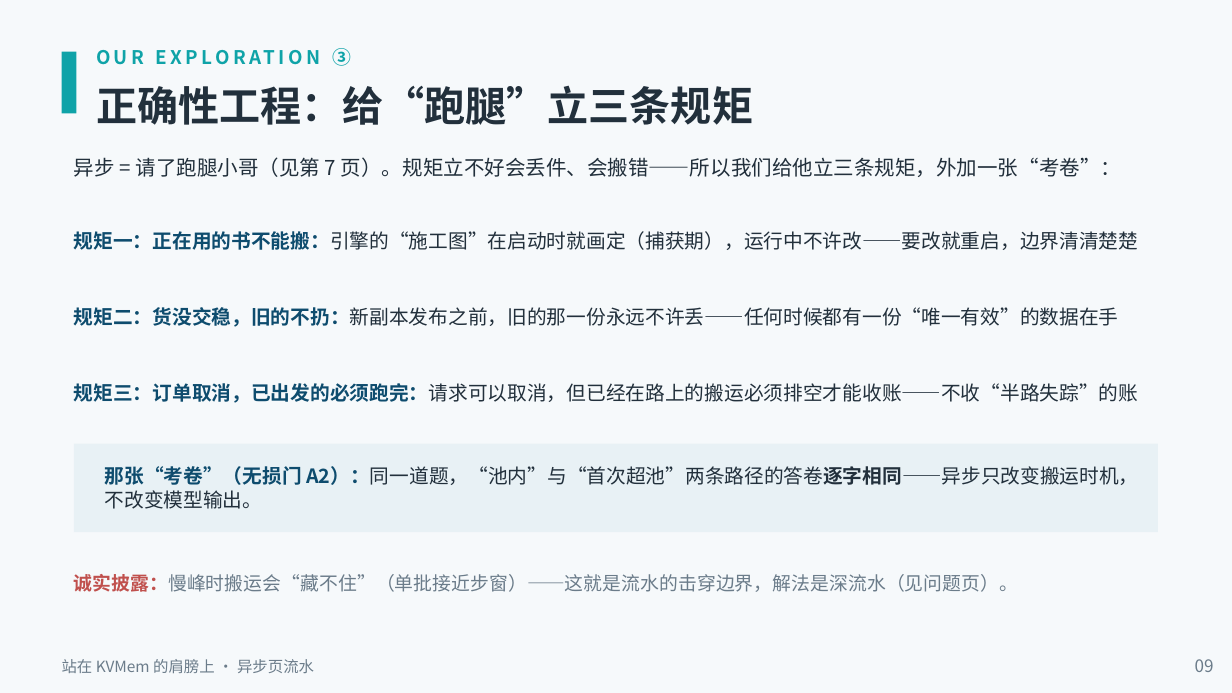
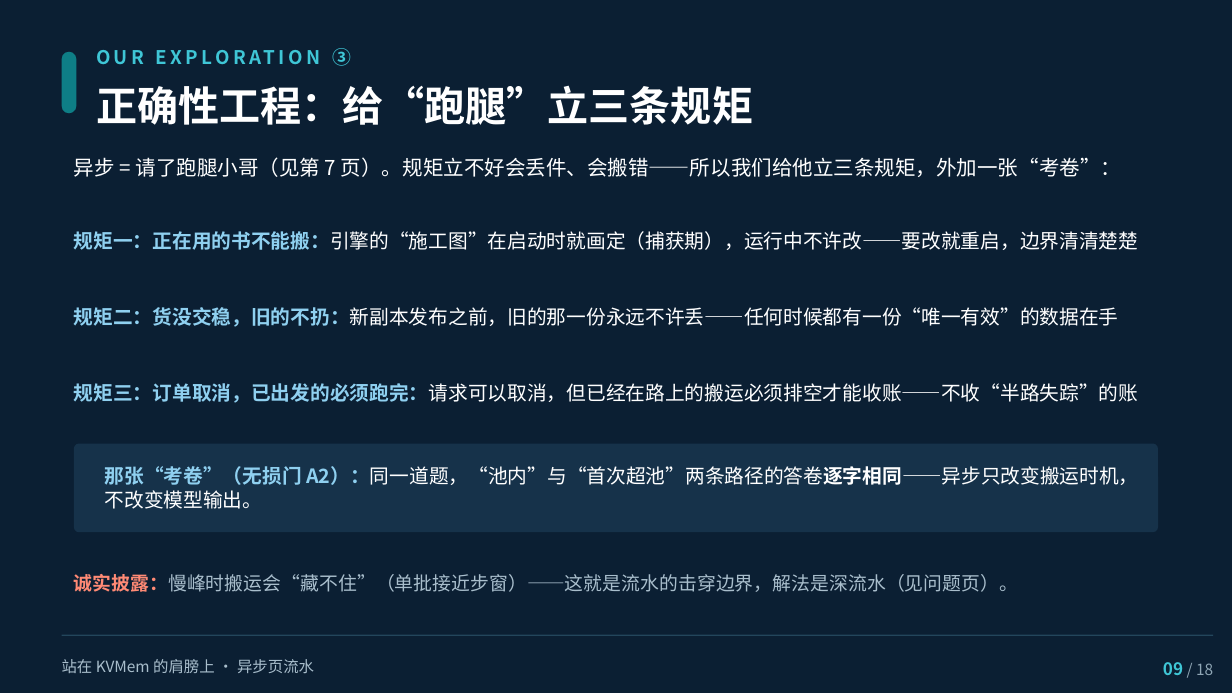
Before and after one commit to paicat1/Ninfer-KVMem-Async, a slide deck: slide 9 of docs/异步页流水-技术说明.pptx. Drawn at 1232x693 pixels with LibreOffice and Linux fonts; fonts in the diff are those of the drawing. Boxes give left, top, right and bottom in pixels: in the first picture for what was removed or moved away, otherwise in the second. Text is boxed around its words. In the diff, an @@ line names an element or a change of style, - is before the commit and + after.

```diff
--- a/docs/异步页流水-技术说明.pptx
+++ b/docs/异步页流水-技术说明.pptx
@@ background #F6F9FB to #0B1F33 @@
@@ rectangle removed at box(62, 52, 76, 113) @@
@@ rounded rectangle added at box(62, 52, 76, 113), fill #0E7E86 @@
@@ text "OUR EXPLORATION ③" at box(332, 48, 351, 66): text colour #0FA3A8 to #3FC6D6 @@
@@ text "正确性工程：给“跑腿”立三条规矩" at box(96, 85, 753, 125): text colour #22303C to #FFFFFF @@
@@ text "异步 = 请了跑腿小哥（见第 7 页）。规矩立不好会丢件、会搬错——所以我们给他立三条规矩，外加一张“考卷”：" at box(74, 157, 1121, 177): text colour #22303C to #FFFFFF @@
@@ text "规矩一：正在用的书不能搬：引擎的“施工图”在启动时就画定（捕获期），运行中不许改——要改就重启，边界清清楚楚" at box(74, 231, 1138, 250): text colour #0E4C6E to #8FD0F0, text colour #22303C to #FFFFFF in "规矩一：正在用的书不能搬：引擎的“施工图”在启动时就画定（捕获期），运行中不许改——要改就重启，边界清清楚楚" @@
@@ text "规矩二：货没交稳，旧的不扔：新副本发布之前，旧的那一份永远不许丢——任何时候都有一份“唯一有效”的数据在手" at box(74, 307, 1119, 327): text colour #0E4C6E to #8FD0F0, text colour #22303C to #FFFFFF in "规矩二：货没交稳，旧的不扔：新副本发布之前，旧的那一份永远不许丢——任何时候都有一份“唯一有效”的数据在手" @@
@@ text "规矩三：订单取消，已出发的必须跑完：请求可以取消，但已经在路上的搬运必须排空才能收账——不收“半路失踪”的账" at box(74, 383, 1138, 403): text colour #0E4C6E to #8FD0F0, text colour #22303C to #FFFFFF in "规矩三：订单取消，已出发的必须跑完：请求可以取消，但已经在路上的搬运必须排空才能收账——不收“半路失踪”的账" @@
@@ rectangle removed at box(74, 444, 1158, 532) @@
@@ rounded rectangle added at box(74, 444, 1158, 532), fill #16324A @@
@@ text "那张“考卷”（无损门 A2）：同一道题，“池内”与“首次超池”两条路径的答卷逐字相同——异步只改变搬运时机，不改变模型输 ..." at box(105, 466, 1138, 509): text colour #0E4C6E to #8FD0F0 in "那张“考卷”（无损门 A2）：同一道题，“池内”与“首次超池”两条路径的答卷逐字相同——异步只改变搬运时机，不改变模型输 ..."; text colour #22303C to #FFFFFF in "A2）：同一道题，“池内”与“首次超池”两条路径的答卷逐字相同——异步只改变搬运时机，不改变模型输出。" @@
@@ text "诚实披露：慢峰时搬运会“藏不住”（单批接近步窗）——这就是流水的击穿边界，解法是深流水（见问题页）。" at box(74, 574, 1018, 592): text colour #C0504D to #FF8A75 in "诚实披露：慢峰时搬运会“藏不住”（单批接近步窗）——这就是流水的击穿边界，解法是深流水（见问题页）。"; text colour #6B7C8A to #A9BECC @@
@@ text "站在 KVMem 的肩膀上 · 异步页流水" at box(62, 659, 314, 674): text colour #6B7C8A to #A9BECC @@
@@ rectangle added at box(62, 634, 1214, 636), fill #23465C @@
@@ text at box(1163, 662, 1213, 675): text changed; size 10 to 9 pt; text colour #6B7C8A to #8FA6B5 @@
-09
+09 / 18
```
Also in this commit, not shown: 17 other slides changed, 8 other files.
